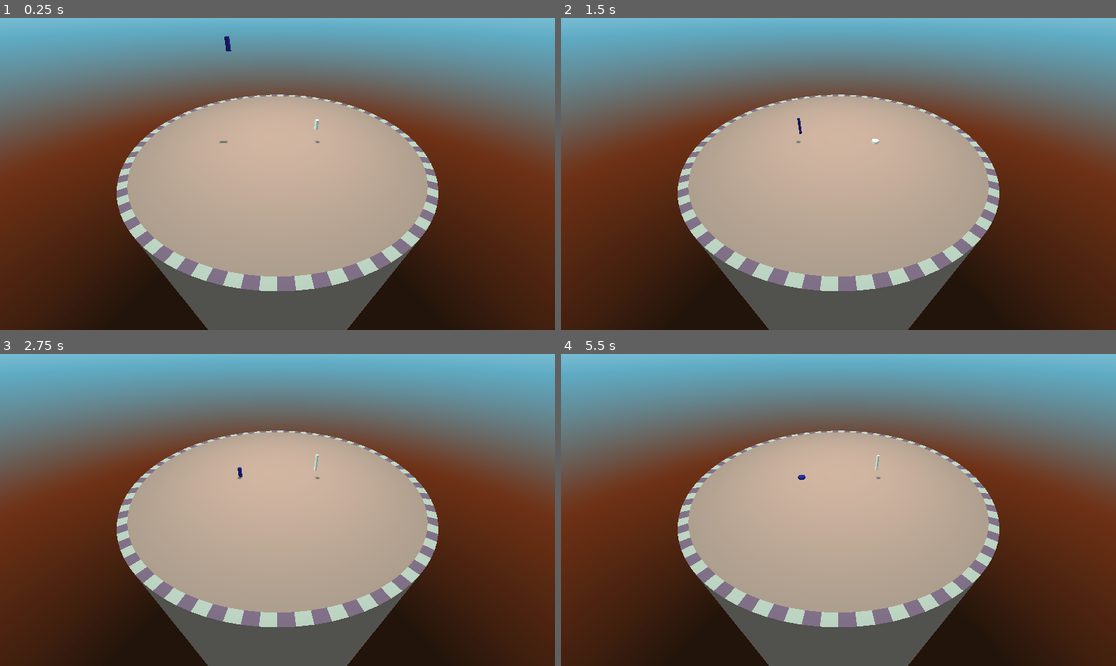
Above: before the commit, frames 1-4 (two rows, left to right).
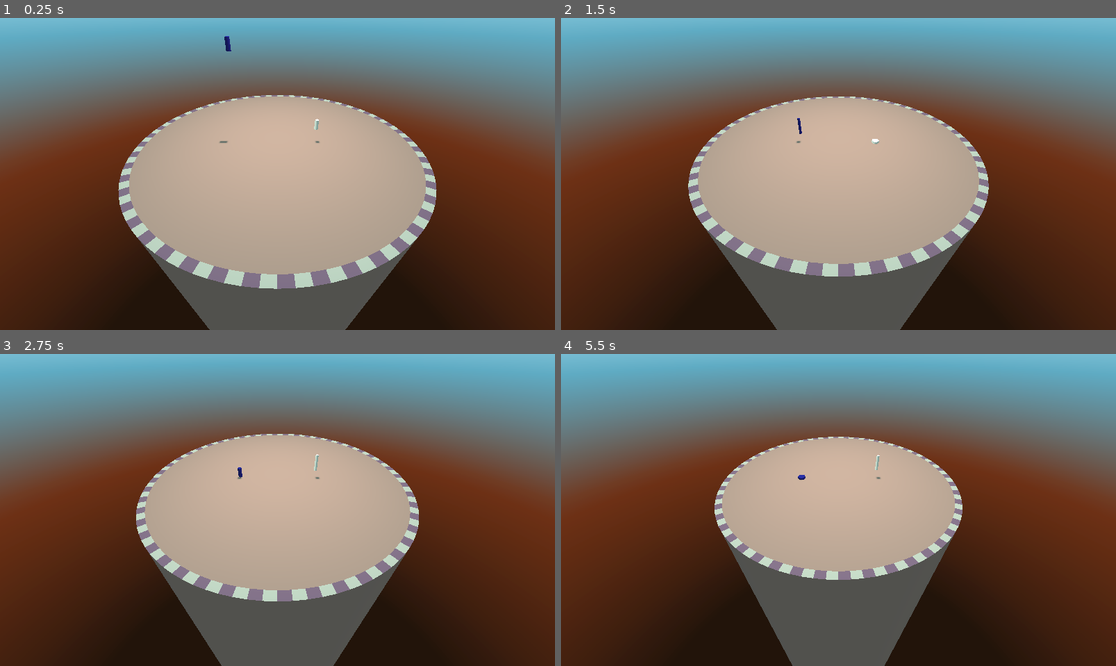
Above: after the commit, the same moments.

Repository: proximadams/Lucky-Erik-Alex-Jam-2025
Game: Godot game, scene res://World.tscn
Two runs of this game, one before a commit and one after it. Both use one fixed random seed, a clock stepped at 60 frames per second and the inputs below.
Inputs:
- Up to frame 1 (0.25 s): no input
- Up to frame 2 (1.5 s): no input
- Up to frame 3 (2.75 s): no input
- Up to frame 4 (5.5 s): no input

The runs differ from the first frame. In frame 1, 1.5% of the frame differs, in the area x 21-79%, y 24-100%; in frame 2, 8.5%; in frame 3, 11%; in frame 4, 17%.

Commit message:
shrinking floor

Diff:
--- a/World.tscn
+++ b/World.tscn
@@ -1,6 +1,7 @@
-[gd_scene load_steps=12 format=3 uid="uid://byh6xb4v8jlow"]
+[gd_scene load_steps=13 format=3 uid="uid://byh6xb4v8jlow"]
 
 [ext_resource type="PackedScene" uid="uid://cqqyvg1fsgj1w" path="res://Environment/sm_main_platform.tscn" id="1_1isdm"]
+[ext_resource type="Script" path="res://floor.gd" id="1_8reu6"]
 [ext_resource type="PackedScene" uid="uid://dojtvkjexrtqe" path="res://Environment/SM_Skybox.fbx" id="2_dp8aw"]
 [ext_resource type="Texture2D" uid="uid://cwxodangmbk18" path="res://Environment/T_Skybox.png" id="3_t73nb"]
 [ext_resource type="PackedScene" uid="uid://c4yjmdym54n72" path="res://Player/player.tscn" id="4_eiw2n"]
@@ -35,6 +36,7 @@
 
 [node name="Floor" type="StaticBody3D" parent="."]
 transform = Transform3D(1.5, 0, 0, 0, 1.5, 0, 0, 0, 1.5, 0, 0, 0)
+script = ExtResource("1_8reu6")
 
 [node name="SM_MainPlatform" parent="Floor" instance=ExtResource("1_1isdm")]
 
--- /dev/null
+++ b/floor.gd
@@ -0,0 +1,15 @@
+extends StaticBody3D
+
+@onready var startScale = scale
+
+var playTimer = 0.0
+
+const SHRINK_SPEED_MULT = 0.05
+
+func _process(delta: float) -> void:
+	playTimer += delta
+	scale.x = startScale.x - (playTimer * SHRINK_SPEED_MULT)
+	scale.y = startScale.y - (playTimer * SHRINK_SPEED_MULT)
+	scale.z = startScale.z - (playTimer * SHRINK_SPEED_MULT)
+	if scale.x < 0.1:
+		queue_free()
